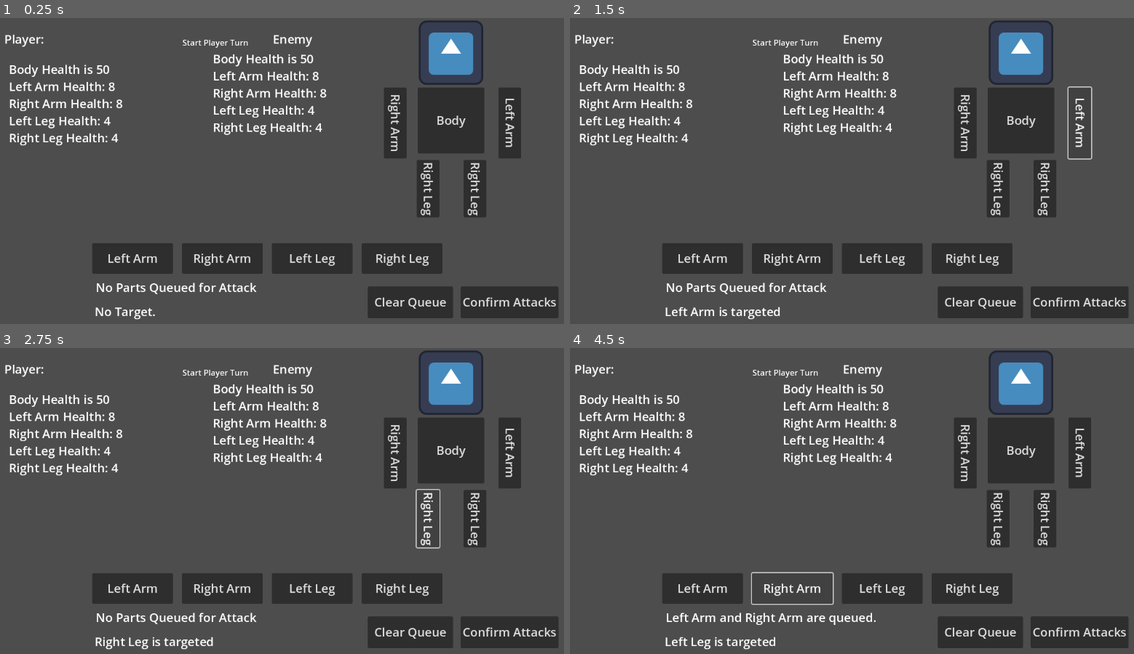
Above: before the commit, frames 1-4 (two rows, left to right).
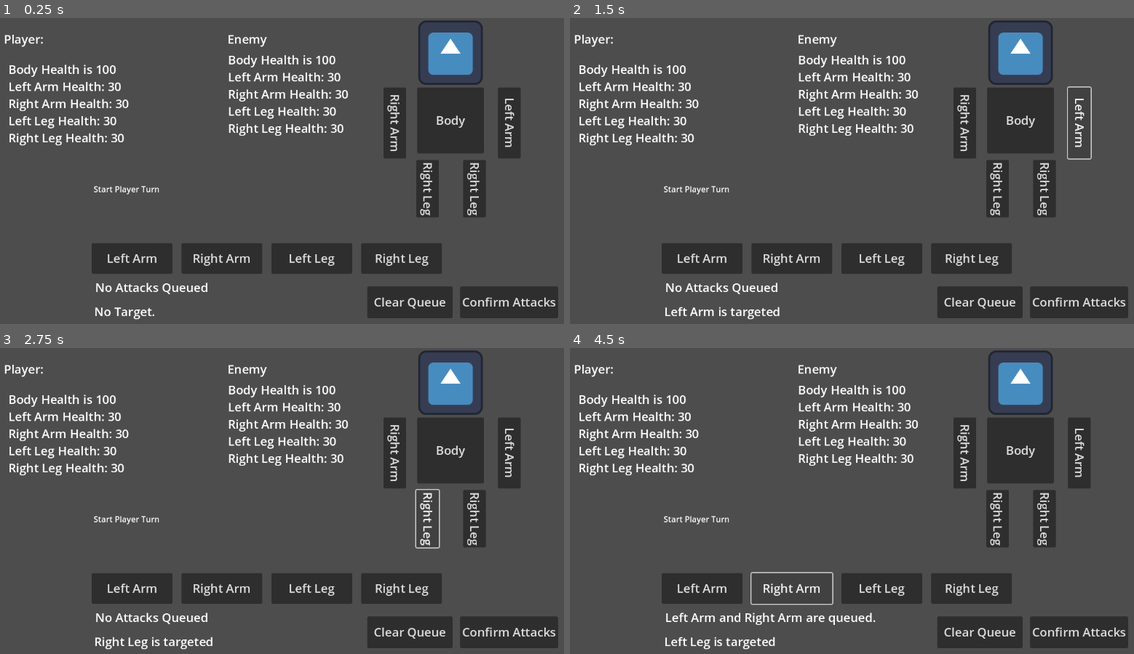
Above: after the commit, the same moments.

Repository: jdcalvelli/jrpg-staged-combat-prototype
Game: Godot game, scene res://Scenes/test_scene_CAM.tscn
Same seed, same stepped clock (60 frames per second), same inputs: the game is played once before the commit and once after it. The engine's default icon, where the game draws it, is replaced by a stand-in: a white triangle on a blue panel in a dark square.
Inputs:
- Up to frame 1 (0.25 s): no input
- Up to frame 2 (1.5 s): click "Right Arm" at 0.5 s; click "Left Arm" at 1.25 s
- Up to frame 3 (2.75 s): click "Right Leg" at 2 s
- Up to frame 4 (4.5 s): click "Right Leg" at 2.75 s; click "Left Arm" at 3.5 s; click "Right Arm" at 4.25 s

The runs differ from the first frame. In frame 1, 5.7% of the frame differs, in the area x 0-99%, y 1-99%; in frame 2, 5.9%; in frame 3, 5.9%; in frame 4, 5.8%.

Commit message:
mission Complete!

Diff:
--- a/Scenes/test_scene_CAM.tscn
+++ b/Scenes/test_scene_CAM.tscn
@@ -6,6 +6,7 @@
 [ext_resource type="Texture2D" uid="uid://bf0nwrvif6rpb" path="res://Assets/icon.svg" id="4_emd3o"]
 
 [node name="TestScene" type="Node2D"]
+position = Vector2(-1, 0)
 
 [node name="Player" type="RichTextLabel" parent="."]
 offset_left = 23.0
@@ -16,9 +17,9 @@
 text = "Player:"
 
 [node name="Enemy" type="RichTextLabel" parent="."]
-offset_left = 555.0
+offset_left = 466.0
 offset_top = 25.0
-offset_right = 849.0
+offset_right = 760.0
 offset_bottom = 65.0
 theme_override_font_sizes/normal_font_size = 24
 text = "Enemy
@@ -169,19 +170,19 @@
 "
 
 [node name="EnemyStats" type="RichTextLabel" parent="GameManager"]
-offset_left = 436.0
-offset_top = 64.0
-offset_right = 719.0
-offset_bottom = 326.0
+offset_left = 467.0
+offset_top = 66.0
+offset_right = 750.0
+offset_bottom = 328.0
 theme_override_font_sizes/normal_font_size = 24
 text = "Test
 "
 
 [node name="TempCombatLog" type="RichTextLabel" parent="GameManager"]
-offset_left = 376.0
-offset_top = 37.0
-offset_right = 618.0
-offset_bottom = 421.0
+offset_left = 201.0
+offset_top = 328.0
+offset_right = 755.0
+offset_bottom = 433.0
 
 [node name="PlayerController" type="Node2D" parent="."]
 script = ExtResource("2_2iocr")
--- a/Scripts/Controllers/EnemyController.gd
+++ b/Scripts/Controllers/EnemyController.gd
@@ -5,11 +5,11 @@
 # variables for player mech
 var EnemyMechModel: Mech = Mech.new(
 			{
-			"body": MechPart.new("body",0, 50),
-			"leftArm": MechPart.new("Left Arm", 5, 8),
-			"rightArm": MechPart.new("Right Arm", 5, 8),
-			"leftLeg": MechPart.new("Left Leg", 6, 4),
-			"rightLeg": MechPart.new("Right Leg", 6, 4),
+			"body": MechPart.new("body",0, 100),
+			"leftArm": MechPart.new("Left Arm", 5, 30),
+			"rightArm": MechPart.new("Right Arm", 5, 30),
+			"leftLeg": MechPart.new("Left Leg", 6, 30),
+			"rightLeg": MechPart.new("Right Leg", 6, 30),
 		})
 # number of possible actions
 var ActionPoints: int = 2
@@ -27,7 +27,7 @@
 
 func ResolveAttackSequence(opponent: Mech, tempCombatLog: RichTextLabel):
 	for part in AttackSequence:
-		EnemyMechModel.Attack(part, opponent, target)
+		EnemyMechModel.Attack(part, opponent, target, 1)
 
 func DetermineRandomAttackSequence():
 	for n in ActionPoints:
--- a/Scripts/Controllers/PlayerController.gd
+++ b/Scripts/Controllers/PlayerController.gd
@@ -9,11 +9,11 @@
 # variables for player mech
 var PlayerMechModel: Mech = Mech.new(
 			{
-			"body": MechPart.new("body", 0, 50),
-			"leftArm": MechPart.new("Left Arm", 5, 8),
-			"rightArm": MechPart.new("Right Arm", 5, 8),
-			"leftLeg": MechPart.new("Left Leg", 6, 4),
-			"rightLeg": MechPart.new("Right Leg", 6, 4),
+			"body": MechPart.new("body", 0, 100),
+			"leftArm": MechPart.new("Left Arm", 5, 30),
+			"rightArm": MechPart.new("Right Arm", 5, 30),
+			"leftLeg": MechPart.new("Left Leg", 6, 30),
+			"rightLeg": MechPart.new("Right Leg", 6, 30),
 		})
 # number of possible actions
 var ActionPoints: int = 2
@@ -38,14 +38,12 @@
 		# increase number of action points
 		ActionPoints += 1
 
-func ResolveAttackSequence(opponent: Mech, tempCombatLog: RichTextLabel):
-	# this does the base damage for each thing
-	for part in AttackSequence:
-		PlayerMechModel.Attack(part, opponent, target)
-		print("attack did %s damage with %s" % [part.partDamage, part.partName])
+func CheckCombo():
+	print("CHECKING COMBO =--")
 	# this part should determine the combo
 	# this is the ugliest thing ive ever written
 	# i could figure out how to make it better but i wont rn
+	# to make it better, each mechpart should have a limb type to reference instead of name
 	if (AttackSequence[0].partName == "Left Arm"
 	and AttackSequence[1].partName == "Right Arm"
 	or AttackSequence[0].partName == "Right Arm"
@@ -61,6 +59,14 @@
 		isCrit = true
 		# do double damage and maybe lose next turn
 	elif (AttackSequence[0].partName == "Left Arm"
+	and AttackSequence[1].partName == "Left Leg"
+	or AttackSequence[0].partName == "Left Leg"
+	and AttackSequence[1].partName == "Left Arm"
+	or AttackSequence[0].partName == "Right Arm"
+	and AttackSequence[1].partName == "Right Leg"
+	or AttackSequence[0].partName == "Right Leg"
+	and AttackSequence[1].partName == "Right Arm"
+	or AttackSequence[0].partName == "Left Arm"
 	and AttackSequence[1].partName == "Right Leg"
 	or AttackSequence[0].partName == "Right Leg"
 	and AttackSequence[1].partName == "Left Arm"
@@ -71,3 +77,29 @@
 		print("arm/leg combo")
 		isAOE = true
 		# spread the damage across parts (for the sake of it just random)
+
+func ResolveAttackSequence(opponent: Mech, tempCombatLog: RichTextLabel, modifier):
+	# this does the base damage for each thing
+	for part in AttackSequence:
+		PlayerMechModel.Attack(part, opponent, target, modifier)
+		print("attack did %s damage with %s" % [part.partDamage, part.partName])
+
+func ResolveAOEAttack(opponent: Mech, tempCombatLog: RichTextLabel):
+	# resolve the attack sequence as it is, at half damage
+	print(target)
+	ResolveAttackSequence(opponent, tempCombatLog, 0.5)
+	# pick a limb at random to set as target
+	match randi() % 5:
+		0:
+			target = opponent.mechParts["leftArm"]
+		1:
+			target = opponent.mechParts["rightArm"]
+		2:
+			target = opponent.mechParts["leftLeg"]
+		3:
+			target = opponent.mechParts["rightLeg"]
+		4:
+			target = opponent.mechParts["body"]
+	ResolveAttackSequence(opponent, tempCombatLog, 0.5)
+	print(target)
+	pass
--- a/Scripts/GameManager.gd
+++ b/Scripts/GameManager.gd
@@ -62,6 +62,9 @@
 
 	_deactivatePlayerLimbs()
 	_deactivateEnemyLimbs()
+
+	if _player.AttackSequence.size() >= 2:
+		_player.CheckCombo()
 	pass
 
 func _deactivatePlayerLimbs():
@@ -120,6 +123,27 @@
 			_player.ActionPoints = 2 #sets player action points.
 			_player.AttackSequence.clear()
 			_player.TotalDamage.clear()
+			_player.target = null
+			_player.isGrabbing = false
+			_player.isCrit = false
+			_player.isAOE = false
+			_update_queue()
+			_update_target()
+
+			match _enemyDead:
+				true:
+					_change_state(States.END)
+				false:
+					pass
+			pass
+
+			match _playerDead:
+				true:
+					_change_state(States.END)
+				false:
+					pass
+			pass
+
 			print("Start State")
 			_change_state(States.PLAYER_TURN)
 			pass
@@ -131,7 +155,21 @@
 		States.PLAYER_CALC:
 			print("Calculating Player Combo/Damage")
 			_tempCombatLog.text += "Calculating Player Combo/Damage \n"
-			_player.ResolveAttackSequence(_enemyMech, _tempCombatLog)
+
+			if _player.isGrabbing:
+				_player.ResolveAttackSequence(_enemyMech, _tempCombatLog, 0.5)
+				_change_state(States.START) #skips the enemy turn.
+				return
+			elif  _player.isCrit:
+				_player.ResolveAttackSequence(_enemyMech, _tempCombatLog, 2)
+				pass
+			elif _player.isAOE:
+				print("aoe")
+				_player.ResolveAOEAttack(_enemyMech, _tempCombatLog)
+				pass
+			else:
+				_player.ResolveAttackSequence(_enemyMech, _tempCombatLog, 1)
+
 			match _enemyDead:
 				true:
 					_change_state(States.END)
@@ -141,8 +179,9 @@
 		States.ENEMY_TURN:
 			print("Start Enemy Turn")
 			_player.AttackSequence.clear()
+			_player.TotalDamage.clear()
+			_player.target = null
 			_update_queue()
-			_player.target = null
 			_update_target()
 			_tempCombatLog.text += "Start Enemy Turn \n"
 			_enemy.DetermineRandomAttackTarget(_playerMech)
@@ -197,8 +236,8 @@
 	if _state != States.PLAYER_TURN: return
 	if _player.ActionPoints > 0: return #These checks just make sure that if the state is not player turn and action points are greater than zero we don't do anything on press.
 	if (_player.target == null): return
-	_state += 1 #ups the state count
-	_change_state(_state) #changes state to player calc state.
+	_player.CheckCombo() #ups the state count
+	_change_state(States.PLAYER_CALC) #changes state to player calc state.
 
 
 func _prep_attack_for_queue(_partname: String, _part: MechPart):
--- a/Scripts/Mech.gd
+++ b/Scripts/Mech.gd
@@ -23,8 +23,8 @@
 	# with mech parts in it
 	mechParts = _mechParts
 
-func Attack(part: MechPart, opponent: Mech, partToAttack: MechPart):
+func Attack(part: MechPart, opponent: Mech, partToAttack: MechPart, modifier):
 	# need to deal damage to mech in general
-	partToAttack.partHealth -= part.partDamage
+	partToAttack.partHealth -= (part.partDamage * modifier)
 
 # THIS HAS THE DAMAGE FUNCTION
